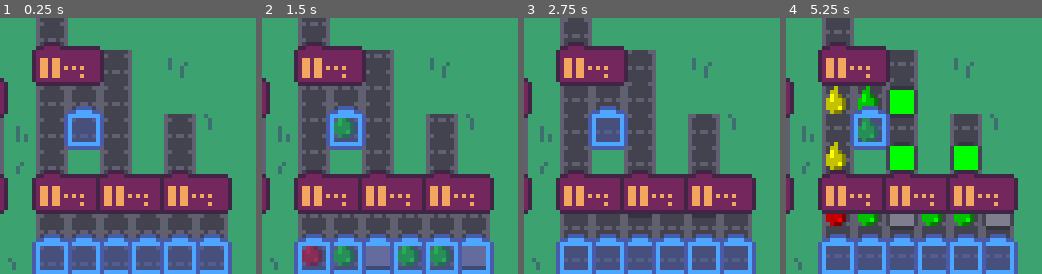
Above: before the commit, frames 1-4 (left to right).
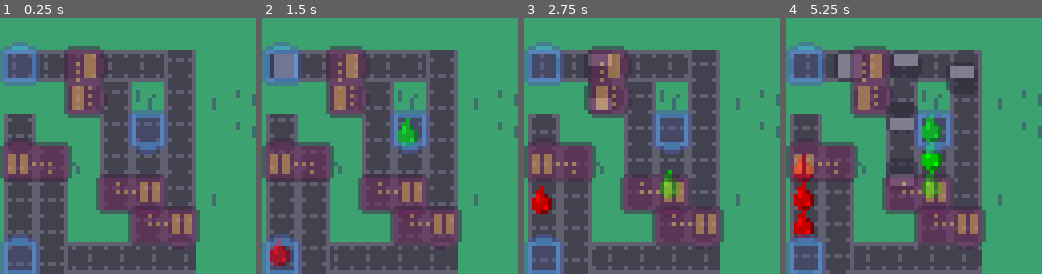
Above: after the commit, the same moments.

Repository: gheja/boxez
Game: Godot game, scene res://scenes/main_screen.tscn
Same seed, same stepped clock (60 frames per second), same inputs: the game is played once before the commit and once after it.
Inputs:
- Up to frame 1 (0.25 s): no input
- Up to frame 2 (1.5 s): no input
- Up to frame 3 (2.75 s): no input
- Up to frame 4 (5.25 s): no input

The runs differ from the first frame. In frame 1, 61% of the frame differs, in the area x 0-100%, y 0-100%; in frame 2, 61%; in frame 3, 61%; in frame 4, 65%.

Commit message:
Testing a more complex level - and debugging...

Diff:
--- a/src/scenes/level_1.tscn
+++ b/src/scenes/level_1.tscn
@@ -16,17 +16,22 @@
 layer_0/name = "Ground"
 layer_0/tile_data = PackedInt32Array(0, 1, 0, 1, 131073, 0, 2, 1, 0, 3, 327681, 0, 4, 1, 0, 5, 1, 0, 6, 1, 0, 7, 1, 0,  …(9321 unchanged characters)…
 layer_1/name = "Belts"
-layer_1/tile_data = PackedInt32Array(458753, 1, 1610612737,  …(1135 unchanged characters)… 3, 1, 1610612737, 65547, 1, 1610612737, 393225, 1, 1610612737, 393226, 1, 1610612737, 393227, 1, 1610612737, 393228, 1, 1610612737, 393229, 1, 1610612737, 393230, 1, 1610612737)
+layer_1/tile_data = PackedInt32Array(458753, 1, 1610612737,  …(1135 unchanged characters)… 3, 1, 1610612737, 65547, 1, 1610612737, 65553, 1, 1, 65552, 1, 1, 65554, 1, 1, 65555, 1, 1, 65556, 1, 1, 131091, 1, 1342177281, 65557, 1, 1342177281, 131090, 1, 1, 196627, 1, 1342177281, 131093, 1, 1342177281, 196629, 1, 1342177281, 262165, 1, 1342177281, 262163, 1, 1342177281, 327699, 1, 1342177281, 327701, 1, 1342177281, 196628, 1, 1342177281, 262164, 1, 1342177281, 327700, 1, 1342177281, 393236, 1, 1342177281, 393237, 1, 1342177281, 458773, 1, 805306369, 458772, 1, 805306369, 458771, 1, 805306369, 458770, 1, 805306369, 393233, 1, 1610612737, 458769, 1, 1610612737, 327697, 1, 1610612737, 262161, 1, 1610612737, 458768, 1, 1610612737, 393232, 1, 1610612737, 327696, 1, 1610612737, 262160, 1, 1610612737, 196624, 1, 1610612737)
 
 [node name="ObjectsContainer" type="Node2D" parent="." groups=["objects_containers"]]
 
 [node name="BuildingsContainer" type="Node2D" parent="."]
+modulate = Color(1, 1, 1, 0.501961)
 
 [node name="BuildingRotate" parent="BuildingsContainer" instance=ExtResource("3_hwfe1")]
 position = Vector2(12, 44)
 
 [node name="BuildingSplitHorizontal" parent="BuildingsContainer" instance=ExtResource("4_rly77")]
 position = Vector2(52, 44)
+
+[node name="BuildingSplitHorizontal2" parent="BuildingsContainer" instance=ExtResource("4_rly77")]
+position = Vector2(148, 12)
+rotation = 1.57079
 
 [node name="BuildingSplitVertical" parent="BuildingsContainer" instance=ExtResource("5_sefvm")]
 position = Vector2(28, 44)
@@ -45,6 +50,10 @@
 
 [node name="BuildingMiner12" parent="BuildingsContainer" instance=ExtResource("5_bbxx6")]
 position = Vector2(116, 60)
+paint_color = Color(1, 1, 1, 1)
+
+[node name="BuildingMiner14" parent="BuildingsContainer" instance=ExtResource("5_bbxx6")]
+position = Vector2(132, 12)
 paint_color = Color(1, 1, 1, 1)
 
 [node name="BuildingMiner4" parent="BuildingsContainer" instance=ExtResource("5_bbxx6")]
@@ -70,8 +79,18 @@
 resource_type = "paint"
 paint_color = Color(0, 1, 0, 1)
 
+[node name="BuildingMiner16" parent="BuildingsContainer" instance=ExtResource("5_bbxx6")]
+position = Vector2(132, 60)
+resource_type = "paint"
+
 [node name="BuildingMiner13" parent="BuildingsContainer" instance=ExtResource("5_bbxx6")]
 position = Vector2(108, 60)
+resource_type = "paint"
+paint_color = Color(0, 1, 0, 1)
+
+[node name="BuildingMiner15" parent="BuildingsContainer" instance=ExtResource("5_bbxx6")]
+position = Vector2(164, 28)
+rotation = 3.14356
 resource_type = "paint"
 paint_color = Color(0, 1, 0, 1)
 
@@ -98,5 +117,16 @@
 [node name="BuildingMerge5" parent="BuildingsContainer" instance=ExtResource("7_hm2ki")]
 position = Vector2(108, 44)
 
+[node name="BuildingMerge6" parent="BuildingsContainer" instance=ExtResource("7_hm2ki")]
+position = Vector2(164, 44)
+rotation = -3.14159
+
+[node name="BuildingMerge8" parent="BuildingsContainer" instance=ExtResource("7_hm2ki")]
+position = Vector2(132, 36)
+
+[node name="BuildingMerge7" parent="BuildingsContainer" instance=ExtResource("7_hm2ki")]
+position = Vector2(172, 52)
+rotation = -3.14159
+
 [node name="BuildingMerge3" parent="BuildingsContainer" instance=ExtResource("7_hm2ki")]
 position = Vector2(76, 12)
--- a/src/scenes/main_screen.tscn
+++ b/src/scenes/main_screen.tscn
@@ -9,4 +9,4 @@
 [node name="Level1" parent="LevelContainer" instance=ExtResource("1_inm4w")]
 
 [node name="Camera2D" type="Camera2D" parent="."]
-position = Vector2(95, 32)
+position = Vector2(159, 32)
